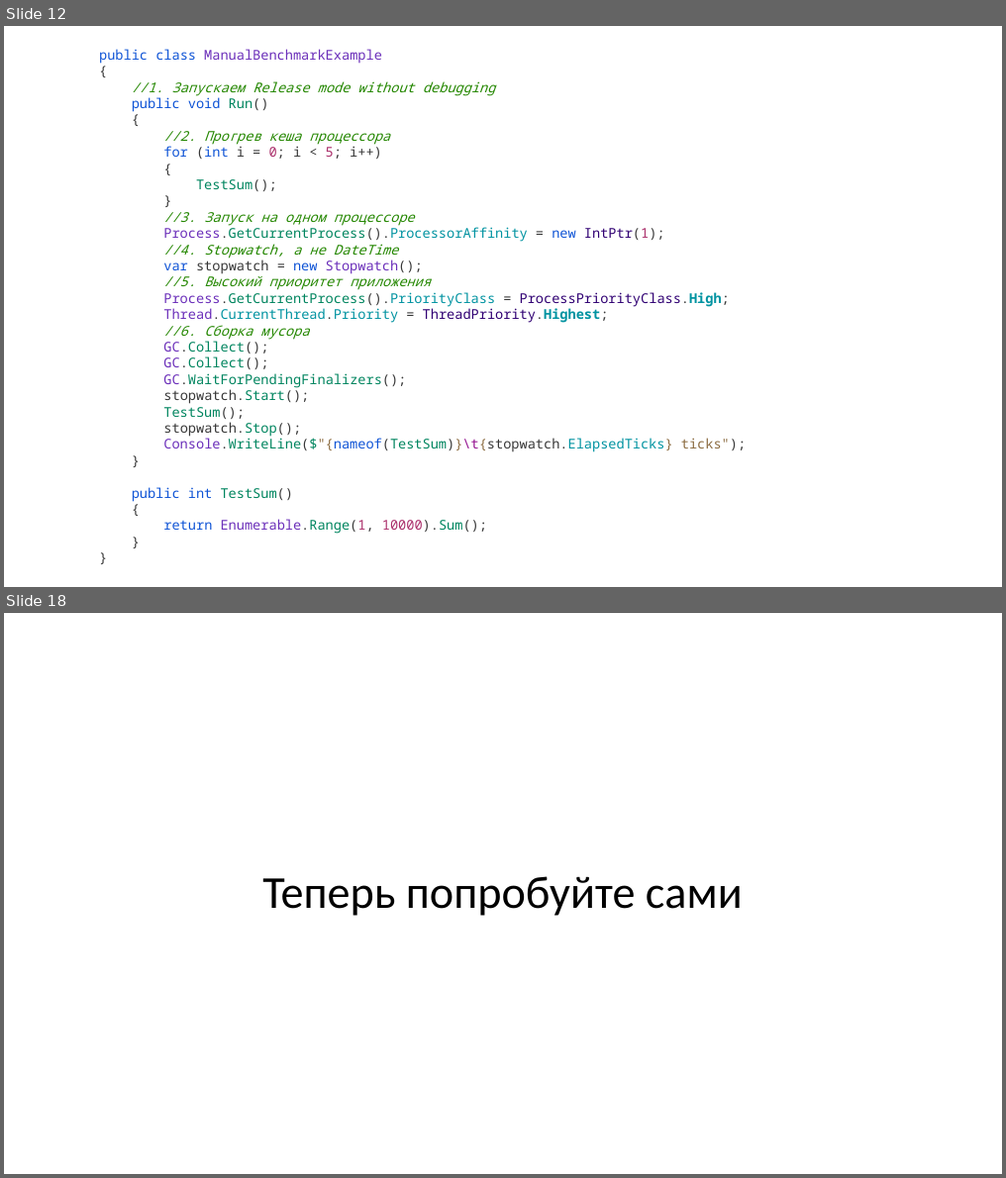
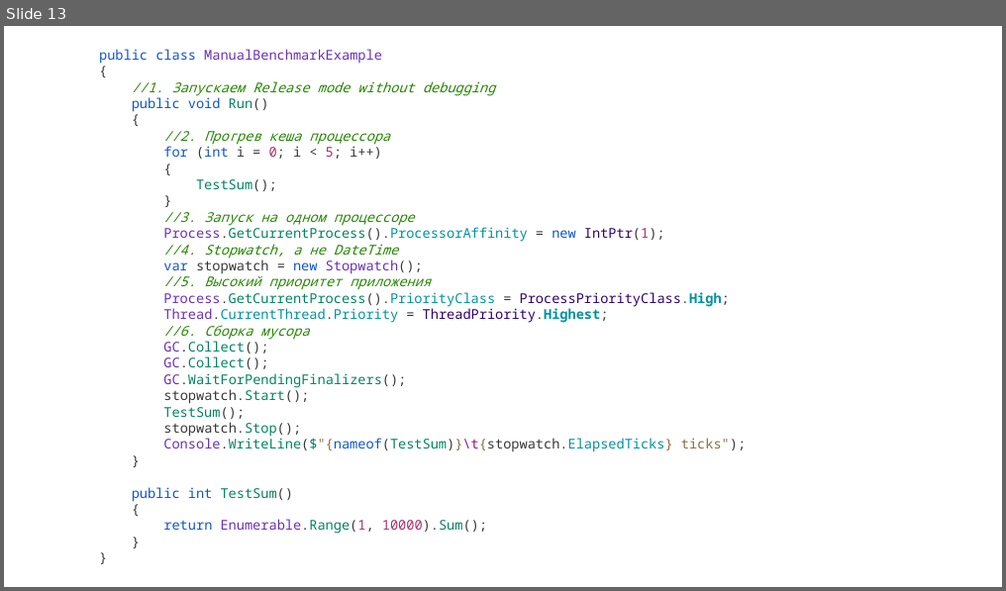
Before and after one commit to tolltech/ulearn-additional, a slide deck: benchmark/Solves/Benchmark.pptx. Shown one above the other, each under a label of ours: slides 12 and 18 before the commit, slide 13 after it; the slides between them are not shown. The pictures are 1006x1178 and 1006x591 pixels, drawn with LibreOffice and Linux fonts; fonts in the diff are those of the drawing. Boxes give left, top, right and bottom in pixels: in the first picture for what was removed or moved away, otherwise in the second. Text is boxed around its words. In the diff, an @@ line names an element or a change of style, - is before the commit and + after.

```diff
--- a/benchmark/Solves/Benchmark.pptx
+++ b/benchmark/Solves/Benchmark.pptx
@@ slide 18 removed at [4,613,1002,1174], background #FFFFFF @@
@@ title removed at [262,876,743,916] @@
-Теперь попробуйте сами
@@ what was slide 12 is now slide 13 @@
```
Also in this commit, not shown: 1 slide changed, 8 slides added, 4 other slides removed, 7 other files.
